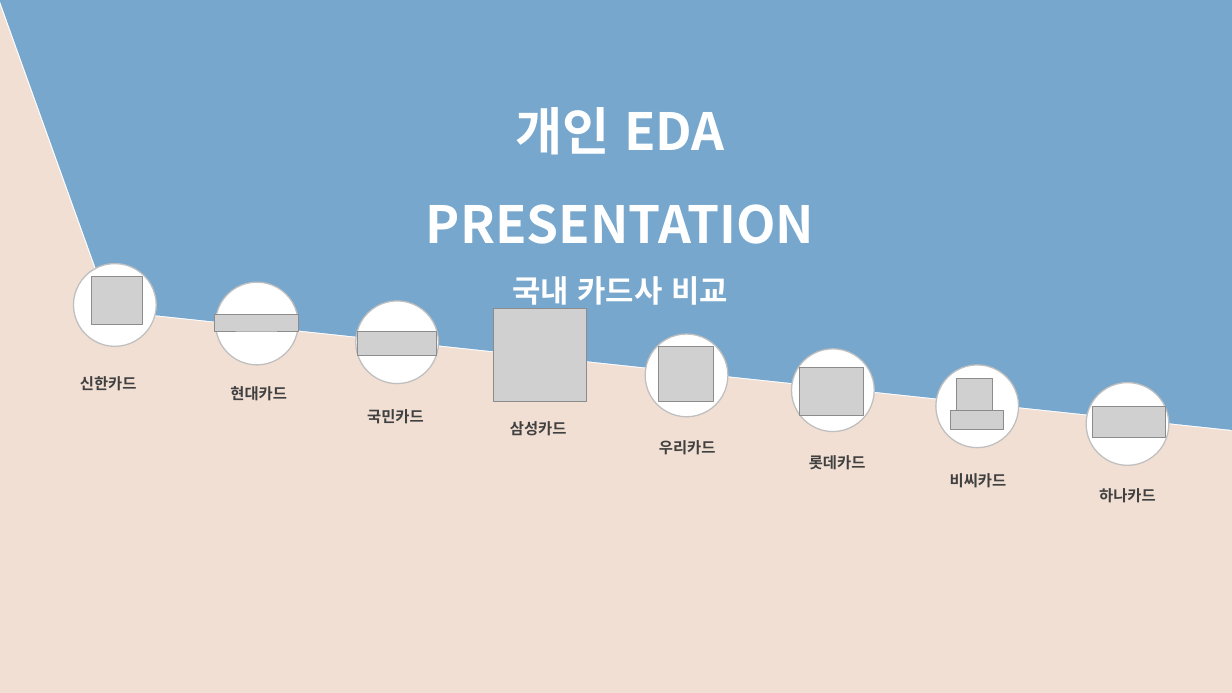
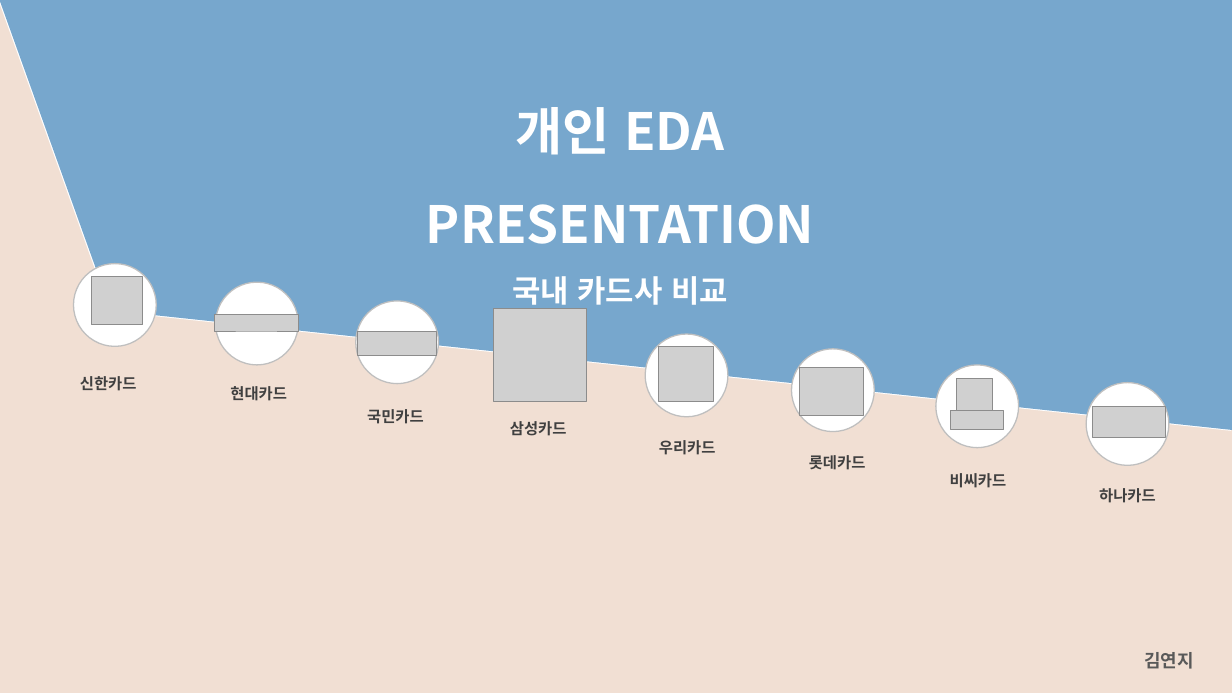
Before and after one commit to yeonji0-0/-22-01-24-, a slide deck: slide 1 of 개인 EDA 프레젠테이션.pptx. Drawn at 1232x693 pixels with LibreOffice and Linux fonts; fonts in the diff are those of the drawing; grey boxes stand for pictures. Boxes give left, top, right and bottom in pixels: in the first picture for what was removed or moved away, otherwise in the second. Text is boxed around its words. In the diff, an @@ line names an element or a change of style, - is before the commit and + after.

```diff
--- a/개인 EDA 프레젠테이션.pptx
+++ b/개인 EDA 프레젠테이션.pptx
@@ text added at (x1=1144, y1=652, x2=1194, y2=669), 14 pt, text #595959, bold @@
+김연지
```
Also in this commit, not shown: 1 slide added, 1 slide removed, 8 other files.
